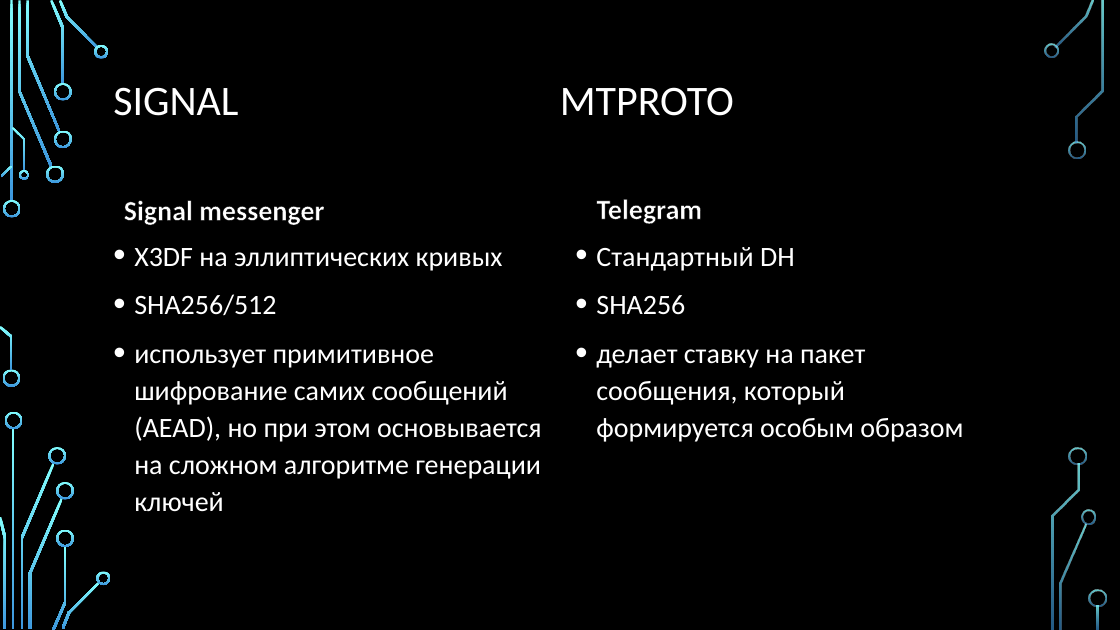
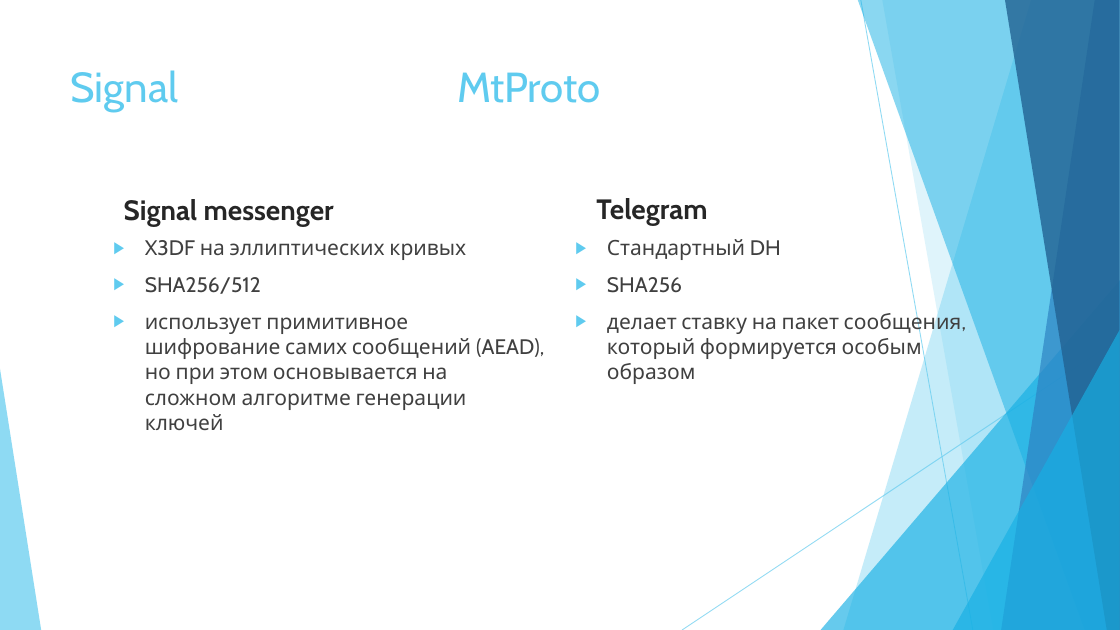
Before and after one commit to natallia-zzz/messenger_crypt, a slide deck: slide 16 of SignalProtocol.pptx (slide 12 before the commit). Drawn at 1120x630 pixels with LibreOffice and Linux fonts; fonts in the diff are those of the drawing; background and template pictures are left out. Boxes give left, top, right and bottom in pixels: in the first picture for what was removed or moved away, otherwise in the second. Text is boxed around its words. In the diff, an @@ line names an element or a change of style, - is before the commit and + after.

```diff
--- a/SignalProtocol.pptx
+++ b/SignalProtocol.pptx
@@ background picture (left out) to #FFFFFF @@
@@ title "Signal MtProto" at (71, 70, 601, 112): vertical alignment middle to top @@
@@ title at (71, 70, 601, 112): text changed; font Calibri to Cabin; text colour #FFFFFF to #5FCBEF @@
-SIGNAL
-MTPROTO
+Signal
+MtProto
@@ text "Signal messenger" at (124, 199, 334, 227): font Calibri to Cabin, text colour #FFFFFF to #262626, letter outline #000000 1.06 pt to #FFFFFF 1.06 pt; line spacing 0.9 to 1 @@
@@ text "Telegram" at (596, 198, 707, 225): font Calibri to Cabin, text colour #FFFFFF to #262626, letter outline #000000 1.06 pt to #FFFFFF 1.06 pt; line spacing 0.9 to 1 @@
@@ text "X3DF на эллиптических кривых" at (145, 240, 545, 430): size 24 to 18 pt, font Calibri to Cabin, text colour #FFFFFF to #404040; bullet • to ▶; line spacing 1.1 to 1 @@
@@ text "Стандартный DH" at (607, 239, 962, 384): size 24 to 18 pt, font Calibri to Cabin, text colour #FFFFFF to #404040; bullet • to ▶; line spacing 1.1 to 1 @@
@@ group added at (0, 0, 1120, 630): 5 freeform shapes, 3 triangles, 2 lines @@
@@ group removed at (0, 0, 1107, 630): 33 freeform shapes, 3 rectangles @@
```
Also in this commit, not shown: 13 other slides changed, 5 slides added, 1 slide removed, 2 other files.
